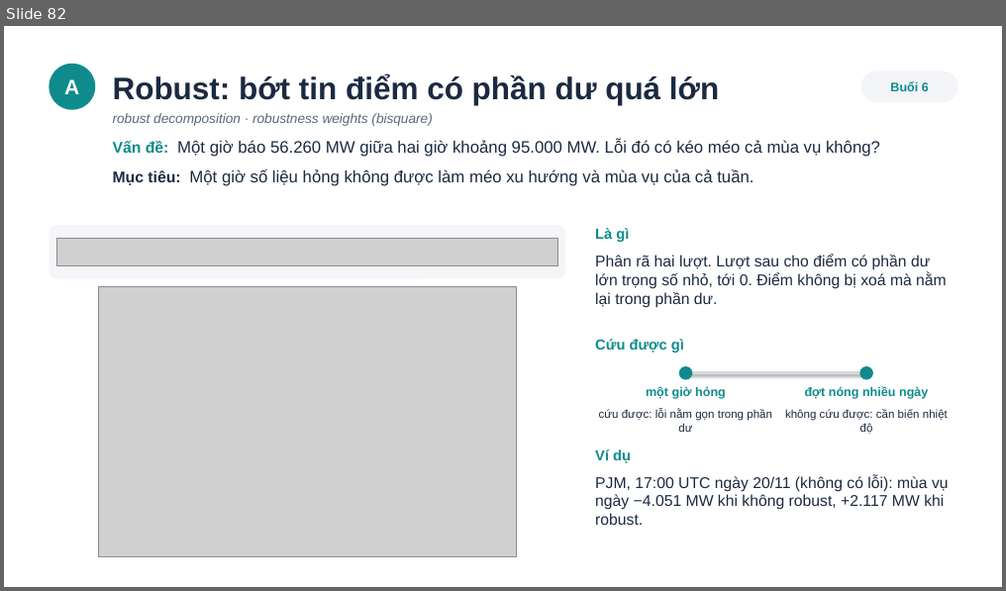
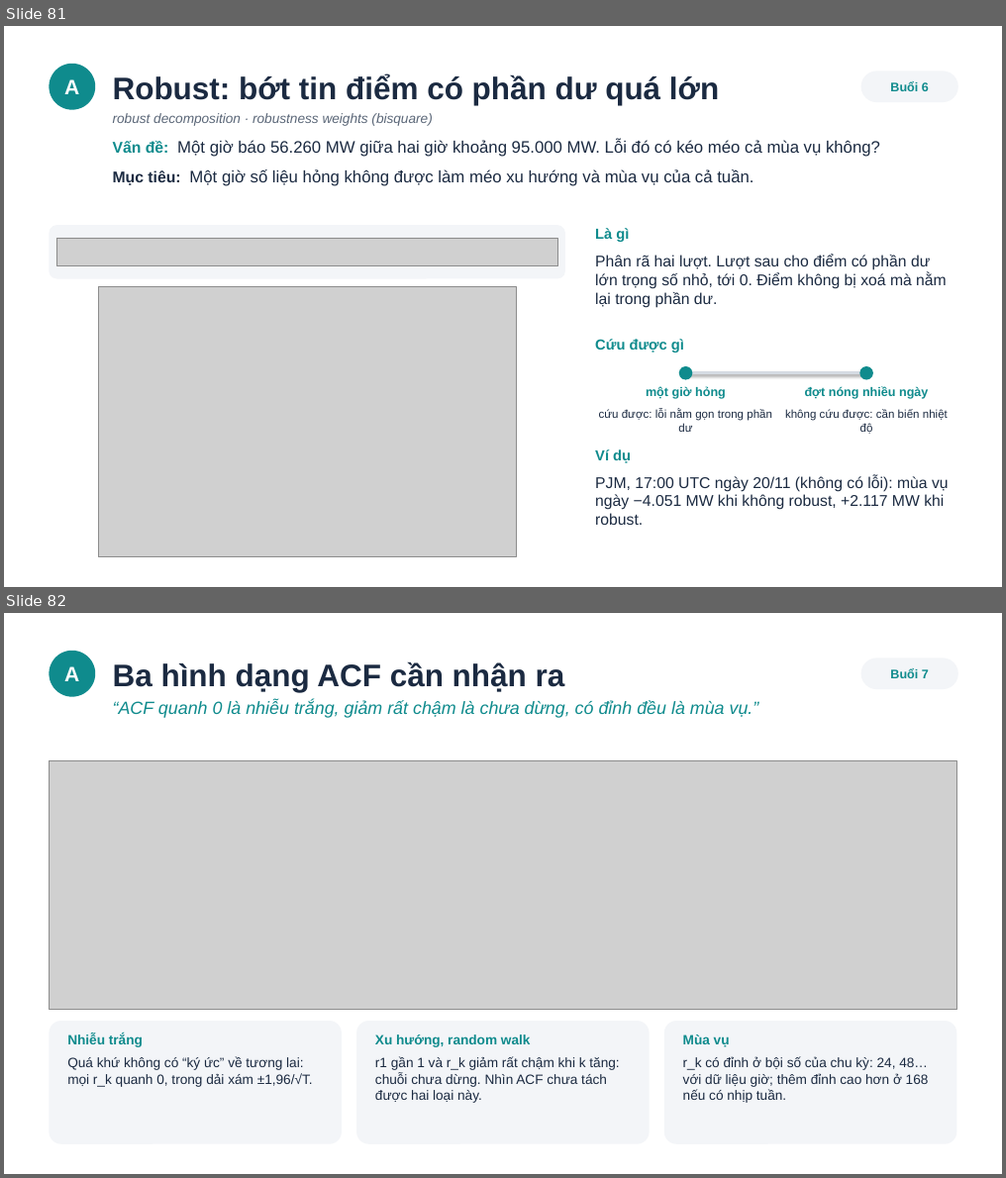
Before and after one commit to Thanh-Fourteen/Forecasting, a slide deck: trinh-chieu/nen-mong-va-du-lieu-v2.pptx. Shown one above the other, each under a label of ours: slide 82 before the commit, slides 81 and 82 after it. The pictures are 1006x591 and 1006x1178 pixels, drawn with LibreOffice and Linux fonts; fonts in the diff are those of the drawing; grey boxes stand for pictures. Boxes give left, top, right and bottom in pixels: in the first picture for what was removed or moved away, otherwise in the second. Text is boxed around its words. In the diff, an @@ line names an element or a change of style, - is before the commit and + after.

```diff
--- a/trinh-chieu/nen-mong-va-du-lieu-v2.pptx
+++ b/trinh-chieu/nen-mong-va-du-lieu-v2.pptx
@@ slide 82 added at [4,613,1002,1174], background #FFFFFF @@
@@ ellipse added at [49,651,95,697], fill #0F8B8D, 20 pt, text #FFFFFF, bold @@
+A
@@ text added at [113,662,565,692], 30 pt, text #1B2A41, bold @@
+Ba hình dạng ACF cần nhận ra
@@ rounded rectangle added at [861,658,958,689], fill #F3F5F8, 12 pt, text #0F8B8D, bold @@
+Buổi 7
@@ text added at [113,700,759,718], 17 pt, text #0F8B8D, italic @@
+“ACF quanh 0 là nhiễu trắng, giảm rất chậm là chưa dừng, có đỉnh đều là mùa vụ.”
@@ picture added at [49,761,957,1010] @@
@@ rounded rectangle added at [49,1021,342,1145], fill #F3F5F8 @@
@@ rounded rectangle added at [356,1021,649,1145], fill #F3F5F8 @@
@@ rounded rectangle added at [664,1021,957,1145], fill #F3F5F8 @@
@@ text added at [67,1035,143,1048], 13 pt, text #0F8B8D, bold @@
+Nhiễu trắng
@@ text added at [67,1057,313,1087], 13 pt, text #1B2A41 @@
+Quá khứ không có “ký ức” về tương lai: mọi r_k quanh 0, trong dải xám ±1,96/√T.
@@ text added at [375,1035,531,1048], 13 pt, text #0F8B8D, bold @@
+Xu hướng, random walk
@@ text added at [375,1057,619,1103], 13 pt, text #1B2A41 @@
+r1 gần 1 và r_k giảm rất chậm khi k tăng: chuỗi chưa dừng. Nhìn ACF chưa tách được hai loại này.
@@ text added at [683,1035,730,1048], 13 pt, text #0F8B8D, bold @@
+Mùa vụ
@@ text added at [683,1057,929,1103], 13 pt, text #1B2A41 @@
+r_k có đỉnh ở bội số của chu kỳ: 24, 48… với dữ liệu giờ; thêm đỉnh cao hơn ở 168 nếu có nhịp tuần.
@@ what was slide 82 is now slide 81 @@
```
Also in this commit, not shown: 4 slides changed, 2 other slides added, 6 other files.
